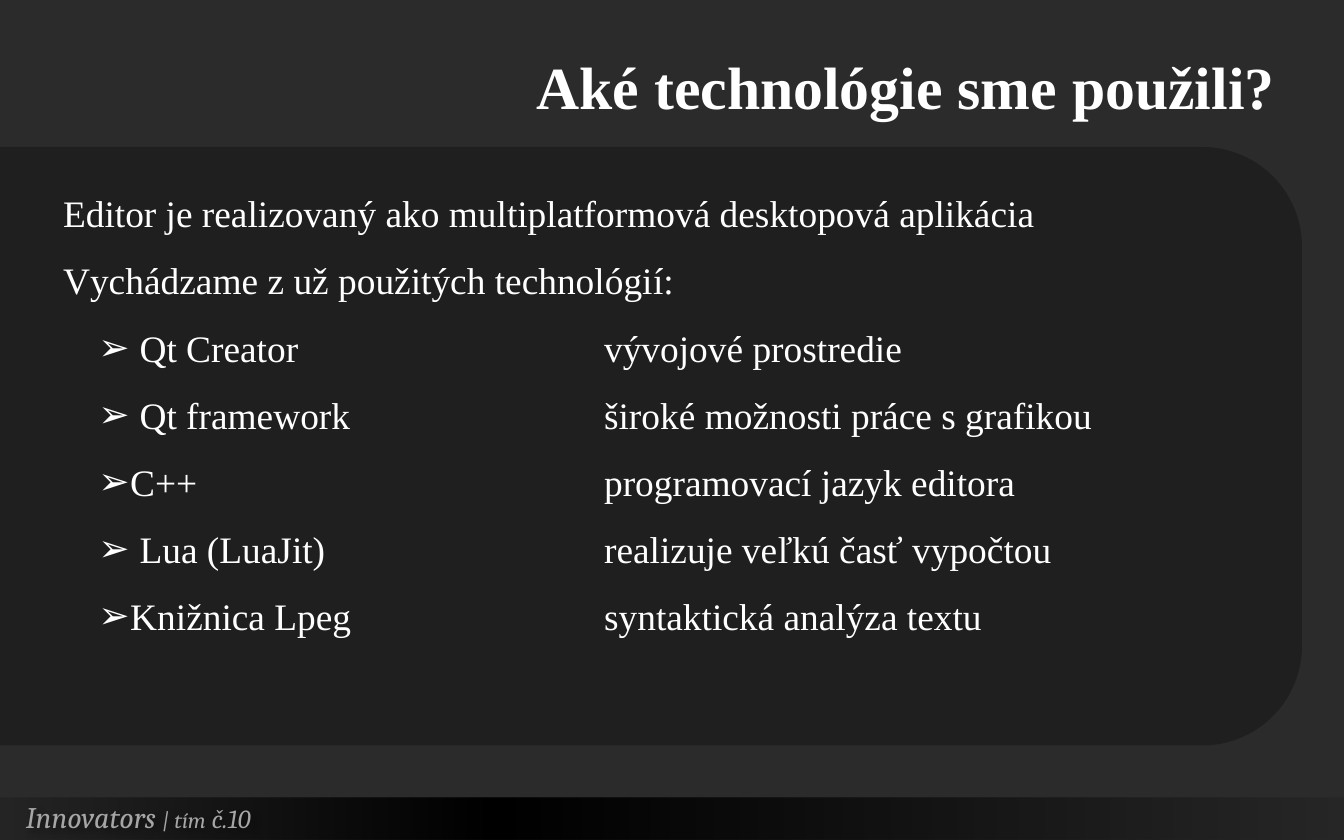
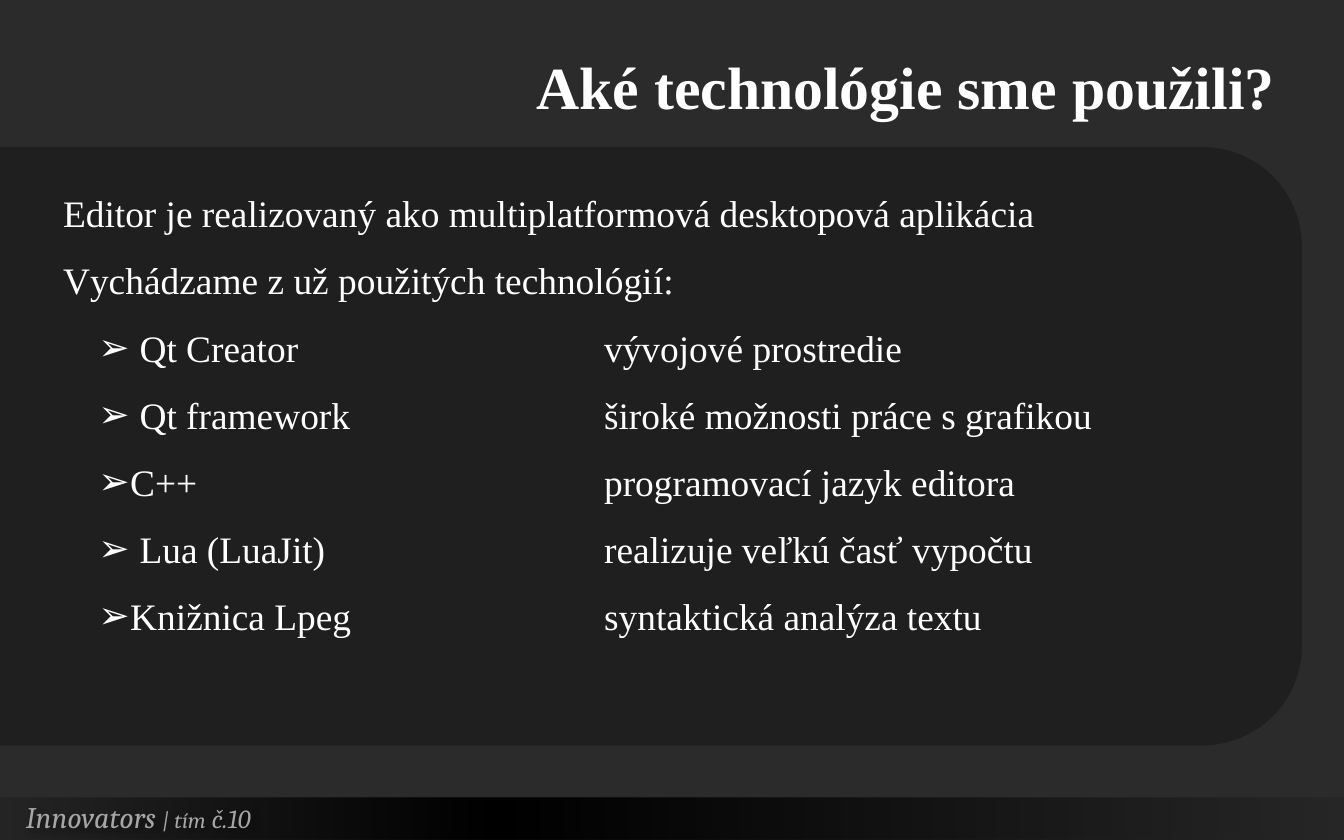
Before and after one commit to Innovators-Team10/Documentation, a slide deck: slide 5 of Dokumentacie/Ostatne/Innovators.pptx. Drawn at 1344x840 pixels with LibreOffice and Linux fonts; fonts in the diff are those of the drawing; background and template pictures are left out; a plain dark background stands for a picture behind light text. Boxes give left, top, right and bottom in pixels: in the first picture for what was removed or moved away, otherwise in the second. Text is boxed around its words. In the diff, an @@ line names an element or a change of style, - is before the commit and + after.

```diff
--- a/Dokumentacie/Ostatne/Innovators.pptx
+++ b/Dokumentacie/Ostatne/Innovators.pptx
@@ text at (x1=140, y1=536, x2=1032, y2=570): text changed @@
-  ➢ Lua (LuaJit) realizuje veľkú časť vypočtou
+  ➢ Lua (LuaJit) realizuje veľkú časť vypočtu
```
Also in this commit, not shown: 5 other slides changed.
